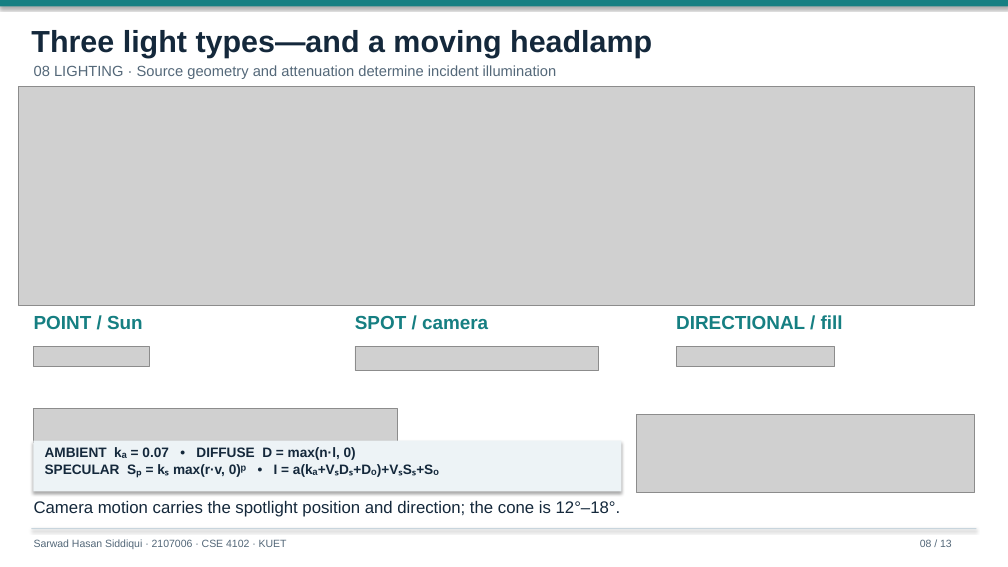
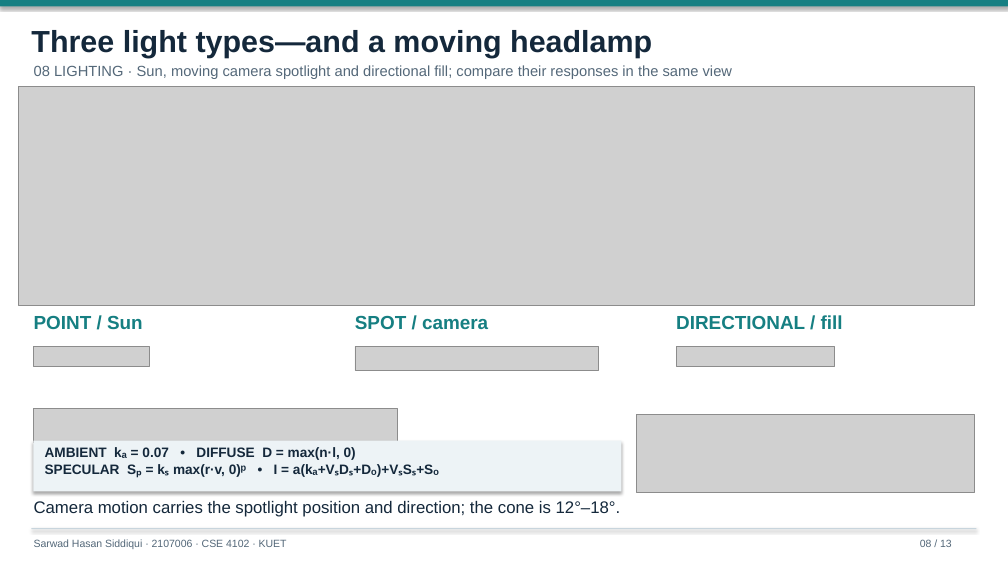
Before and after one commit to Rockstatata/Voyager-2, a slide deck: slide 8 of docs/report/Final-Presentation.pptx. Drawn at 1008x567 pixels with LibreOffice and Linux fonts; fonts in the diff are those of the drawing; grey boxes stand for pictures. Boxes give left, top, right and bottom in pixels: in the first picture for what was removed or moved away, otherwise in the second. Text is boxed around its words. In the diff, an @@ line names an element or a change of style, - is before the commit and + after.

```diff
--- a/docs/report/Final-Presentation.pptx
+++ b/docs/report/Final-Presentation.pptx
@@ text at bbox=[34, 65, 732, 79]: text changed @@
-08 LIGHTING · Source geometry and attenuation determine incident illumination
+08 LIGHTING · Sun, moving camera spotlight and directional fill; compare their responses in the same view
```
Also in this commit, not shown: 10 other slides changed, 10 other files.
